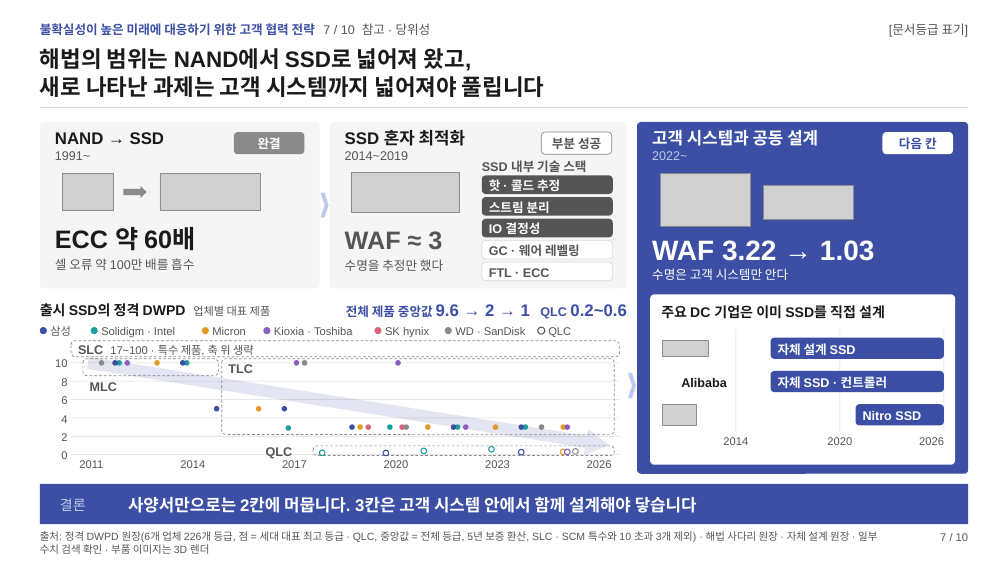
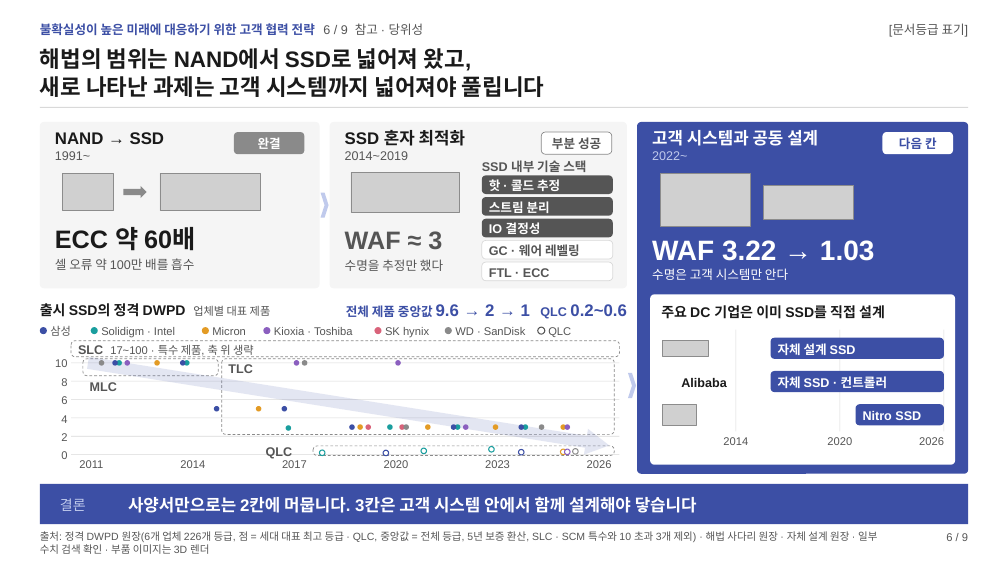
Before and after one commit to k31001/action-learning, a slide deck: slide 6 of outputs/presentation/ssd-future-ready-strategy.pptx (slide 7 before the commit). Drawn at 1008x567 pixels with LibreOffice and Linux fonts; fonts in the diff are those of the drawing; grey boxes stand for pictures; background and template pictures are left out. Boxes give left, top, right and bottom in pixels: in the first picture for what was removed or moved away, otherwise in the second. Text is boxed around its words. In the diff, an @@ line names an element or a change of style, - is before the commit and + after.

```diff
--- a/outputs/presentation/ssd-future-ready-strategy.pptx
+++ b/outputs/presentation/ssd-future-ready-strategy.pptx
@@ text at <box>40,23,424,35</box>: text changed @@
-불확실성이 높은 미래에 대응하기 위한 고객 협력 전략 7 / 10 참고 · 당위성
+불확실성이 높은 미래에 대응하기 위한 고객 협력 전략 6 / 9 참고 · 당위성
@@ text at <box>946,533,968,541</box>: text changed @@
-7 / 10
+6 / 9
```
Also in this commit, not shown: 8 other slides changed, 1 slide removed, 21 other files.
